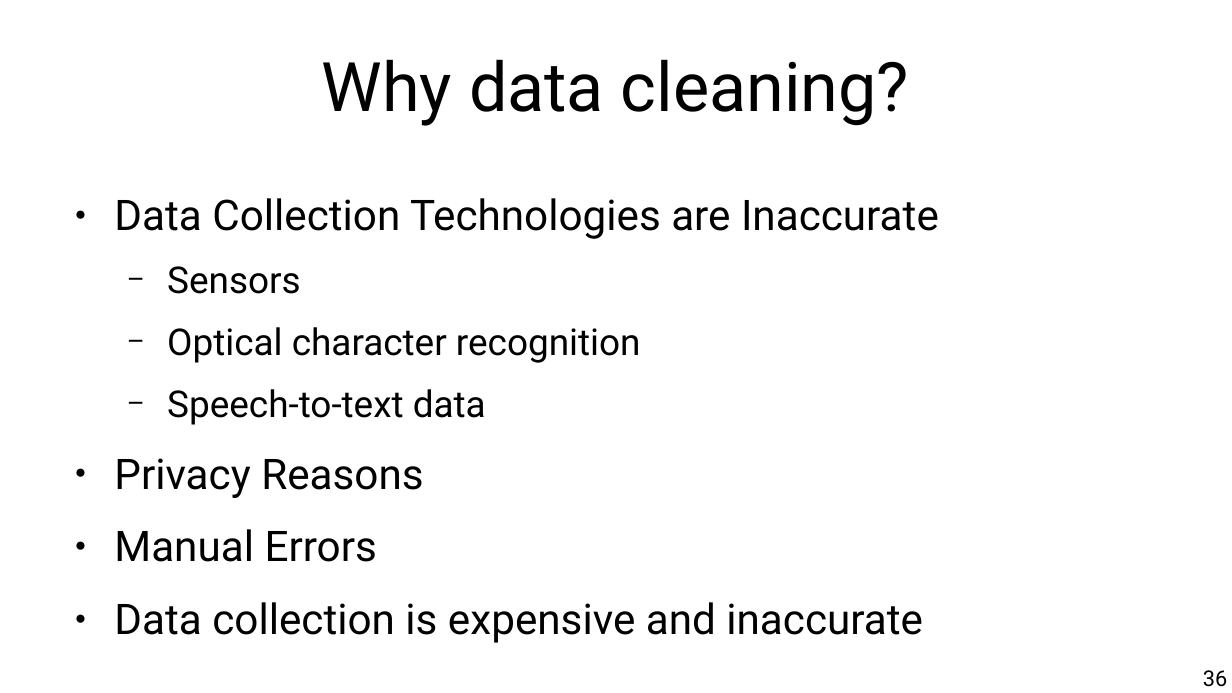
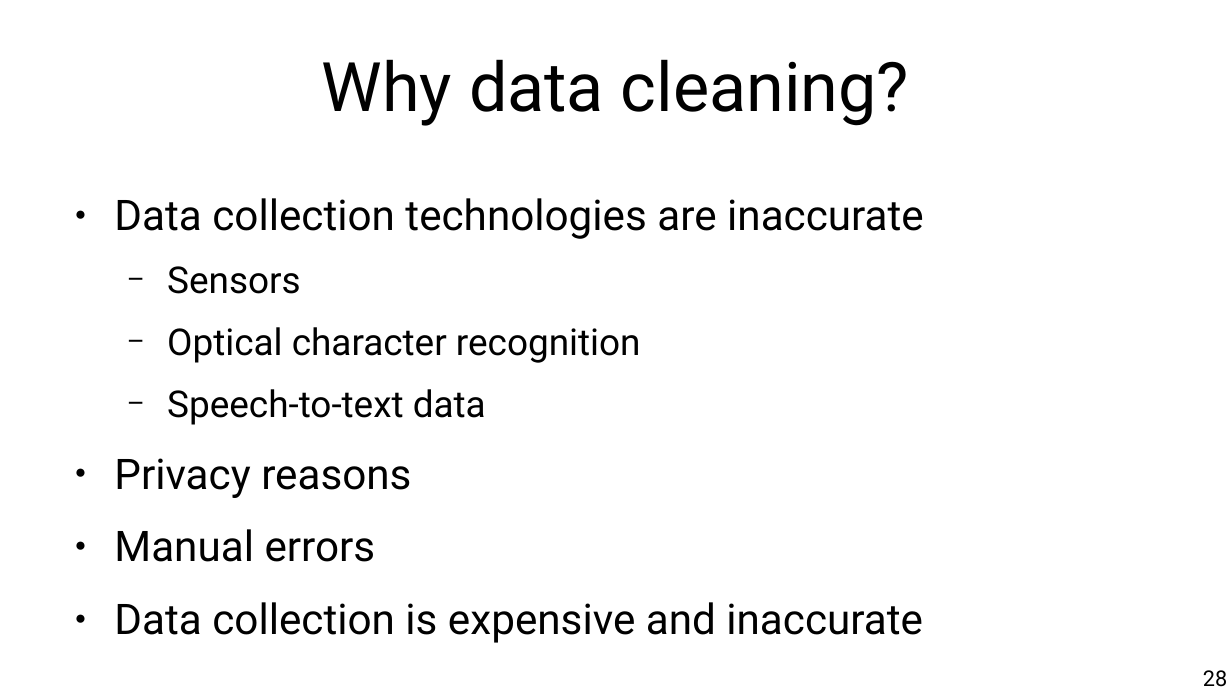
Before and after one commit to chatox/data-mining-course, a slide deck: slide 28 of theory/tt02_data_preparation.odp (slide 36 before the commit). Drawn at 1232x693 pixels with LibreOffice and Linux fonts; fonts in the diff are those of the drawing. Boxes give left, top, right and bottom in pixels: in the first picture for what was removed or moved away, otherwise in the second. Text is boxed around its words. In the diff, an @@ line names an element or a change of style, - is before the commit and + after.

```diff
--- a/theory/tt02_data_preparation.odp
+++ b/theory/tt02_data_preparation.odp
@@ text at bbox=[114, 198, 924, 239]: text changed @@
-● Data Collection Technologies are Inaccurate
+● Data collection technologies are inaccurate
@@ text at bbox=[114, 458, 411, 562]: text changed @@
-● Privacy Reasons
-● Manual Errors
+● Privacy reasons
+● Manual errors
@@ page number at bbox=[1203, 670, 1227, 687]: text changed @@
-36
+28
```
Also in this commit, not shown: 30 other slides changed, 8 slides added, 12 slides removed.
